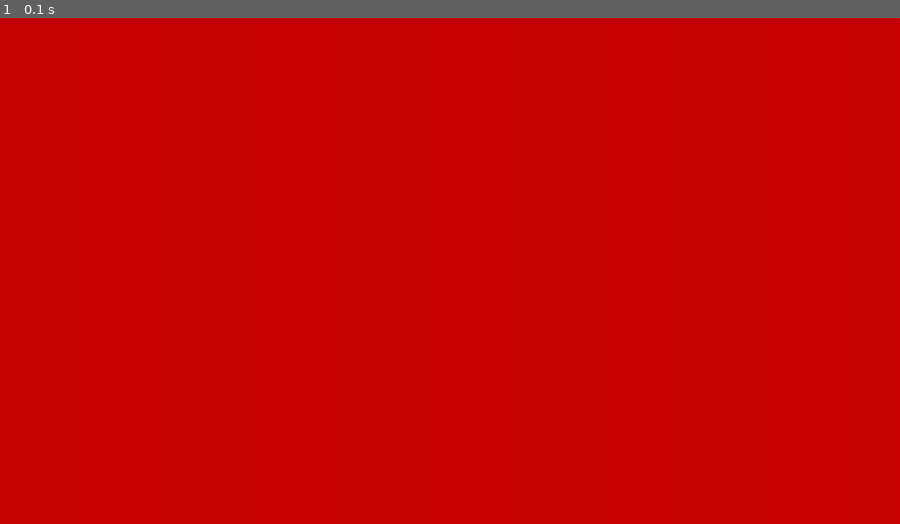
Above: before the commit, frame 1.
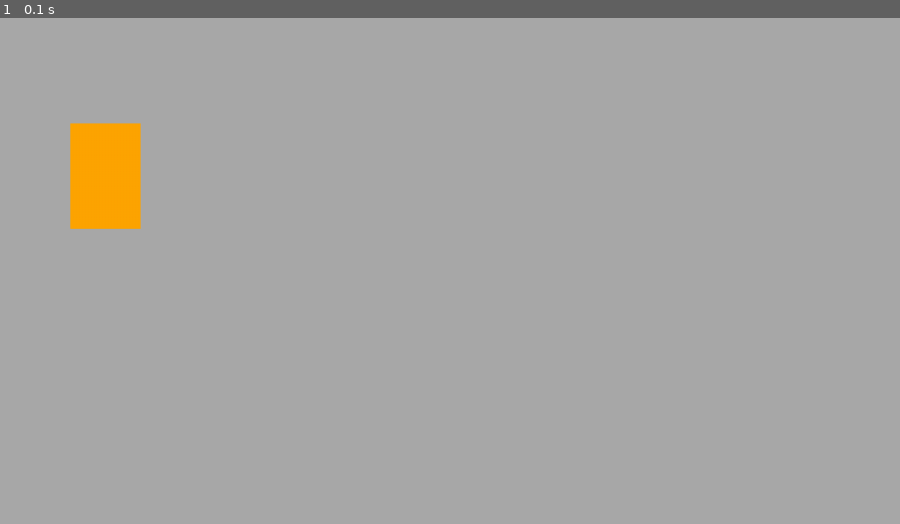
Above: after the commit, the same moment.

Repository: Eric-lab-star/pygame-space
Game: pygame game, started from source/main.py
The game is run twice, just before and just after one commit, with the same random seed, the same clock (stepped at 60 frames per second) and the same inputs.
Inputs:
- Up to frame 1 (0.1 s): no input

The runs differ from the first frame. In frame 1, 100% of the frame differs, in the area x 0-100%, y 0-100%.

Commit message:
basic_surf

Diff:
--- a/source/main.py
+++ b/source/main.py
@@ -7,13 +7,19 @@
 pygame.display.set_caption("Space Shooter")
 running = True
 
+#plain surface
+surf = pygame.Surface((100, 150))
+surf.fill("orange")
+
 def main():
+
     global running
     while running:
         for event in pygame.event.get():
             if event.type == pygame.QUIT:
                 running = False
-        display_surface.fill((200,0,0))
+        display_surface.fill("darkgray")
+        display_surface.blit(surf, (100, 150))
         pygame.display.update()
     pygame.quit()
 
